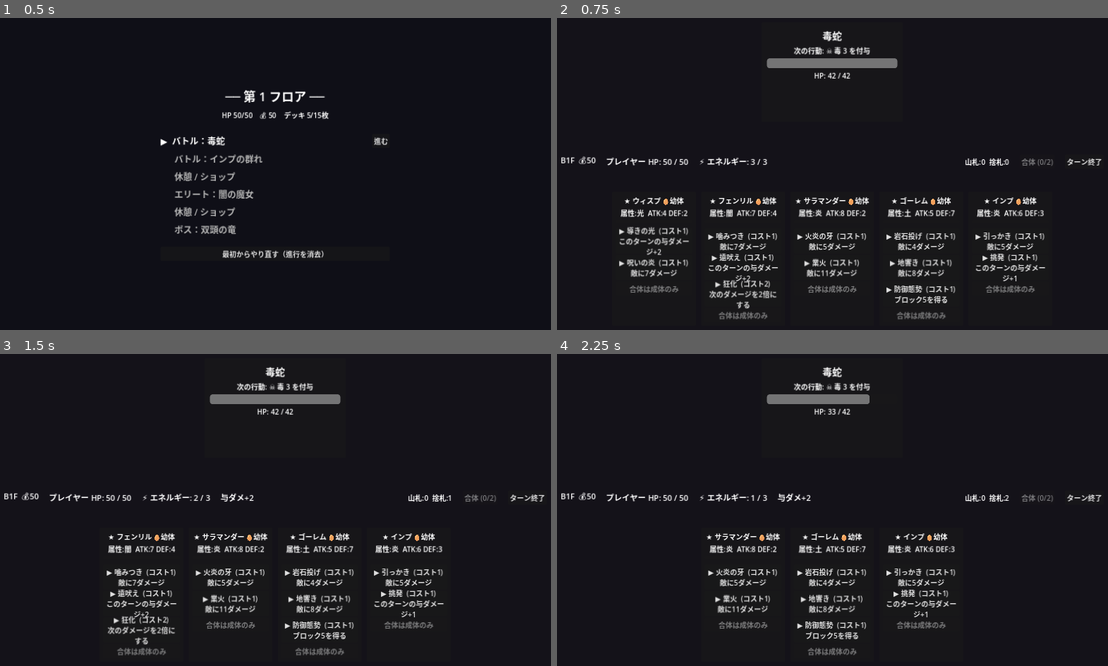
Above: before the commit, frames 1-4 (two rows, left to right).
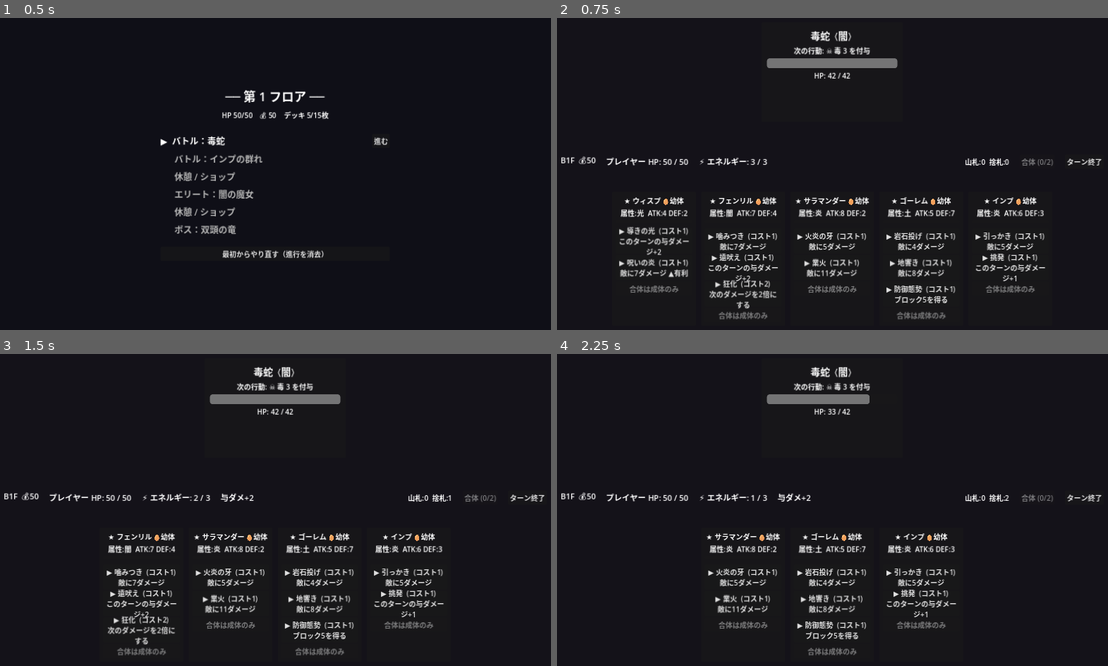
Above: after the commit, the same moments.

Repository: bakery48/mortal-pact
Game: Godot game, scene res://scenes/map/map.tscn
Same seed, same stepped clock (60 frames per second), same inputs: the game is played once before the commit and once after it.
Inputs:
- Up to frame 1 (0.5 s): no input
- Up to frame 2 (0.75 s): click "進む" at 0.5 s
- Up to frame 3 (1.5 s): click "▶ 導きの光 (コスト1) このターンの与ダメージ+2" at 1.25 s
- Up to frame 4 (2.25 s): click "▶ 噛みつき (コスト1) 敵に7ダメージ" at 2 s

Frame 1 is identical in both runs. In frame 2, 0.4% of the frame differs, in the area x 11-54%, y 4-84%; in frame 3, 0.2%; in frame 4, 0.2%.

Commit message:
属性を水属性に改名し、属性相性システムを実装
- 氷(ICE)→水(WATER)属性に改名（enum/ラベル/カタログ/図鑑）
- 属性相性：水>炎>風>土>水の4すくみ＋光⇔闇の相互弱点
  有利×1.5 / 不利×0.75（無属性・固定ダメージは影響なし）
- MonsterData.affinity / element_pair_multiplier を追加
- 敵に属性を付与（EnemyDatabase）、敵パネルに属性表示
- 通常・貫通ダメージに相性を反映、カードに▲有利/▽不利を表示
- 図鑑HTMLに「属性相性」セクションを追加、README更新

https://claude.ai/code/session_01SGpNd8xjjtE9S1hYpNHnwi

Diff:
--- a/scenes/battle/battle_manager.gd
+++ b/scenes/battle/battle_manager.gd
@@ -152,6 +152,7 @@
 	var hp := int(enc["max_hp"])
 	enemy = EnemyScene.instantiate() as EnemyUI
 	enemy.enemy_name = ("【ボス】" if enc.get("is_boss", false) else "") + String(enc["name"])
+	enemy.element = int(enc.get("element", MonsterData.Element.NONE))
 	enemy.max_hp = hp
 	enemy.hp = hp
 	enemy.set_pattern(enc.get("pattern", []))
@@ -192,6 +193,7 @@
 func _add_card_to_hand(monster: MonsterData) -> void:
 	var card := CardScene.instantiate() as CardUI
 	card.data = monster
+	card.enemy_element = enemy.element # 相性表示のため敵の属性を渡す
 	_hand_container.add_child(card)
 	card.command_selected.connect(_on_command_selected)
 	card.fusion_toggled.connect(_on_fusion_toggled)
@@ -235,10 +237,13 @@
 	var p := card_data.effective_power(cmd)
 	match cmd.effect:
 		CommandData.Effect.DAMAGE, CommandData.Effect.PIERCE:
-			var dmg := p + atk_buff
+			var base := p + atk_buff
 			if double_next:
-				dmg *= 2
+				base *= 2
 				double_next = false
+			# 属性相性を反映（有利×1.5 / 不利×0.75）。
+			var mult := MonsterData.affinity(card_data.elements, enemy.element)
+			var dmg := roundi(base * mult)
 			if cmd.effect == CommandData.Effect.PIERCE:
 				enemy.take_damage_pierce(dmg)
 			else:
--- a/scenes/battle/card.gd
+++ b/scenes/battle/card.gd
@@ -10,6 +10,8 @@
 signal fusion_toggled(card: CardUI)
 
 var data: MonsterData
+## このバトルの敵の属性（相性表示用）。battle_manager がセットする。
+var enemy_element: int = MonsterData.Element.NONE
 
 var _command_buttons: Array[Button] = []
 var _select_button: Button
@@ -79,7 +81,7 @@
 	var p := data.effective_power(cmd)
 	match cmd.effect:
 		CommandData.Effect.DAMAGE:
-			return "敵に%dダメージ" % p
+			return "敵に%dダメージ%s" % [p, _affinity_mark()]
 		CommandData.Effect.BUFF_ATK:
 			return "このターンの与ダメージ+%d" % p
 		CommandData.Effect.DOUBLE_NEXT:
@@ -89,7 +91,7 @@
 		CommandData.Effect.GUARD:
 			return "ブロック%dを得る" % p
 		CommandData.Effect.PIERCE:
-			return "防御無視で%dダメージ" % p
+			return "防御無視で%dダメージ%s" % [p, _affinity_mark()]
 		CommandData.Effect.WEAKEN:
 			return "敵の攻撃力-%d" % p
 		CommandData.Effect.ENERGY:
@@ -103,6 +105,15 @@
 		CommandData.Effect.REGEN:
 			return "再生%dを得る(毎ターン回復)" % p
 	return cmd.description
+
+## 現在の敵に対する属性相性の印。
+func _affinity_mark() -> String:
+	var aff := MonsterData.affinity(data.elements, enemy_element)
+	if aff > 1.0:
+		return " ▲有利"
+	if aff < 1.0:
+		return " ▽不利"
+	return ""
 
 ## 現在のエネルギーに応じて、払えないコマンドのボタンを無効化する。
 func refresh(energy: int) -> void:
--- a/scenes/battle/enemy.gd
+++ b/scenes/battle/enemy.gd
@@ -16,6 +16,7 @@
 }
 
 var enemy_name: String = "敵"
+var element: int = MonsterData.Element.NONE
 var max_hp: int = 60
 var hp: int = 60
 var block: int = 0
@@ -49,7 +50,7 @@
 	margin.add_child(vbox)
 
 	_name_label = Label.new()
-	_name_label.text = enemy_name
+	_name_label.text = "%s 〈%s〉" % [enemy_name, String(MonsterData.ELEMENT_LABEL[element])]
 	_name_label.horizontal_alignment = HORIZONTAL_ALIGNMENT_CENTER
 	_name_label.add_theme_font_size_override("font_size", 22)
 	vbox.add_child(_name_label)
--- a/scripts/enemy_database.gd
+++ b/scripts/enemy_database.gd
@@ -7,8 +7,8 @@
 static func _move(type: int, value: int) -> Dictionary:
 	return {"type": type, "value": value}
 
-static func _enemy(enemy_name: String, hp: int, pattern: Array, is_boss := false) -> Dictionary:
-	return {"name": enemy_name, "max_hp": hp, "pattern": pattern, "is_boss": is_boss}
+static func _enemy(enemy_name: String, hp: int, pattern: Array, element := MonsterData.Element.NONE, is_boss := false) -> Dictionary:
+	return {"name": enemy_name, "max_hp": hp, "pattern": pattern, "element": element, "is_boss": is_boss}
 
 # --- 雑魚 -------------------------------------------------------------------
 
@@ -17,14 +17,15 @@
 	var D := EnemyUI.Intent.DEFEND
 	var B := EnemyUI.Intent.BUFF
 	var P := EnemyUI.Intent.POISON
+	var E := MonsterData.Element
 	return [
-		_enemy("ゴブリン", 44, [_move(A, 8), _move(A, 6), _move(D, 6)]),
-		_enemy("スケルトン", 50, [_move(A, 7), _move(A, 10)]),
-		_enemy("大コウモリ", 38, [_move(A, 6), _move(A, 6), _move(A, 9)]),
-		_enemy("ホブゴブリン", 56, [_move(A, 9), _move(B, 3), _move(A, 11)]),
-		_enemy("マッドスライム", 60, [_move(D, 8), _move(A, 7)]),
-		_enemy("インプの群れ", 46, [_move(A, 5), _move(A, 5), _move(A, 8)]),
-		_enemy("毒蛇", 42, [_move(P, 3), _move(A, 7), _move(A, 9)]),
+		_enemy("ゴブリン", 44, [_move(A, 8), _move(A, 6), _move(D, 6)], E.EARTH),
+		_enemy("スケルトン", 50, [_move(A, 7), _move(A, 10)], E.DARK),
+		_enemy("大コウモリ", 38, [_move(A, 6), _move(A, 6), _move(A, 9)], E.WIND),
+		_enemy("ホブゴブリン", 56, [_move(A, 9), _move(B, 3), _move(A, 11)], E.EARTH),
+		_enemy("マッドスライム", 60, [_move(D, 8), _move(A, 7)], E.WATER),
+		_enemy("インプの群れ", 46, [_move(A, 5), _move(A, 5), _move(A, 8)], E.FIRE),
+		_enemy("毒蛇", 42, [_move(P, 3), _move(A, 7), _move(A, 9)], E.DARK),
 	]
 
 # --- エリート ---------------------------------------------------------------
@@ -35,12 +36,13 @@
 	var B := EnemyUI.Intent.BUFF
 	var H := EnemyUI.Intent.HEAL
 	var P := EnemyUI.Intent.POISON
+	var E := MonsterData.Element
 	return [
-		_enemy("オーガ", 88, [_move(A, 13), _move(B, 4), _move(A, 18)]),
-		_enemy("闇の魔女", 80, [_move(A, 10), _move(H, 14), _move(A, 14)]),
-		_enemy("ガーゴイル", 95, [_move(D, 12), _move(A, 15), _move(A, 9)]),
-		_enemy("地獄の番犬", 84, [_move(A, 12), _move(A, 12), _move(B, 5)]),
-		_enemy("邪毒の妖蛆", 78, [_move(P, 5), _move(A, 11), _move(D, 10)]),
+		_enemy("オーガ", 88, [_move(A, 13), _move(B, 4), _move(A, 18)], E.EARTH),
+		_enemy("闇の魔女", 80, [_move(A, 10), _move(H, 14), _move(A, 14)], E.DARK),
+		_enemy("ガーゴイル", 95, [_move(D, 12), _move(A, 15), _move(A, 9)], E.EARTH),
+		_enemy("地獄の番犬", 84, [_move(A, 12), _move(A, 12), _move(B, 5)], E.FIRE),
+		_enemy("邪毒の妖蛆", 78, [_move(P, 5), _move(A, 11), _move(D, 10)], E.DARK),
 	]
 
 # --- ボス -------------------------------------------------------------------
@@ -51,10 +53,11 @@
 	var B := EnemyUI.Intent.BUFF
 	var H := EnemyUI.Intent.HEAL
 	var P := EnemyUI.Intent.POISON
+	var E := MonsterData.Element
 	return [
-		_enemy("死の騎士", 150, [_move(A, 16), _move(D, 12), _move(A, 24), _move(B, 4)], true),
-		_enemy("双頭の竜", 175, [_move(A, 14), _move(A, 14), _move(B, 6), _move(A, 28)], true),
-		_enemy("深淵の王", 200, [_move(P, 6), _move(A, 18), _move(H, 20), _move(A, 26)], true),
+		_enemy("死の騎士", 150, [_move(A, 16), _move(D, 12), _move(A, 24), _move(B, 4)], E.DARK, true),
+		_enemy("双頭の竜", 175, [_move(A, 14), _move(A, 14), _move(B, 6), _move(A, 28)], E.FIRE, true),
+		_enemy("深淵の王", 200, [_move(P, 6), _move(A, 18), _move(H, 20), _move(A, 26)], E.DARK, true),
 	]
 
 # --- ランダム取得 -----------------------------------------------------------
--- a/scripts/monster_data.gd
+++ b/scripts/monster_data.gd
@@ -12,8 +12,18 @@
 ## 子孫カードが生まれる（MonsterFactory.fuse 参照）。
 
 enum Stage { INFANT, YOUNG, ADULT, ELDER, DEAD }
-enum Element { NONE, FIRE, ICE, WIND, EARTH, LIGHT, DARK }
+enum Element { NONE, FIRE, WATER, WIND, EARTH, LIGHT, DARK }
 enum Rarity { COMMON, UNCOMMON, RARE, EPIC }
+
+## 属性相性の「勝つ」関係（4すくみ）：水>炎>風>土>水。
+const ELEMENT_BEATS := {
+	Element.WATER: Element.FIRE,
+	Element.FIRE: Element.WIND,
+	Element.WIND: Element.EARTH,
+	Element.EARTH: Element.WATER,
+}
+const AFFINITY_ADVANTAGE := 1.5
+const AFFINITY_DISADVANTAGE := 0.75
 
 ## 各段階に到達するのに必要な累計 EXP（この値以上で当該段階）。
 const STAGE_THRESHOLDS := {
@@ -53,7 +63,7 @@
 const ELEMENT_LABEL := {
 	Element.NONE: "無",
 	Element.FIRE: "炎",
-	Element.ICE: "氷",
+	Element.WATER: "水",
 	Element.WIND: "風",
 	Element.EARTH: "土",
 	Element.LIGHT: "光",
@@ -109,12 +119,41 @@
 func rarity_label() -> String:
 	return String(RARITY_LABEL[rarity])
 
-## 属性をまとめた表示文字列（例：「炎/氷」）。
+## 属性をまとめた表示文字列（例：「炎/水」）。
 func element_label() -> String:
 	var parts: Array[String] = []
 	for e in elements:
 		parts.append(String(ELEMENT_LABEL[e]))
 	return "/".join(parts)
+
+## 攻撃属性1つ vs 防御属性1つの相性倍率。
+static func element_pair_multiplier(atk: int, dfn: int) -> float:
+	if atk == Element.NONE or dfn == Element.NONE:
+		return 1.0
+	# 光⇔闇は相互弱点（双方が有利）。
+	if (atk == Element.LIGHT and dfn == Element.DARK) or (atk == Element.DARK and dfn == Element.LIGHT):
+		return AFFINITY_ADVANTAGE
+	if int(ELEMENT_BEATS.get(atk, -1)) == dfn:
+		return AFFINITY_ADVANTAGE
+	if int(ELEMENT_BEATS.get(dfn, -1)) == atk:
+		return AFFINITY_DISADVANTAGE
+	return 1.0
+
+## 攻撃側の全属性 vs 防御属性の相性倍率（有利優先、次に不利）。
+static func affinity(attacker_elements: Array, defender_element: int) -> float:
+	var advantage := false
+	var disadvantage := false
+	for e in attacker_elements:
+		var m := element_pair_multiplier(int(e), defender_element)
+		if m > 1.0:
+			advantage = true
+		elif m < 1.0:
+			disadvantage = true
+	if advantage:
+		return AFFINITY_ADVANTAGE
+	if disadvantage:
+		return AFFINITY_DISADVANTAGE
+	return 1.0
 
 # --- セーブ/ロード用シリアライズ -------------------------------------------
 
--- a/scripts/monster_factory.gd
+++ b/scripts/monster_factory.gd
@@ -80,7 +80,7 @@
 		_cmd("呪詛", 1, CommandData.Effect.DAMAGE, 11, "敵に11ダメージ"),
 		_cmd("死の宣告", 3, CommandData.Effect.DOUBLE_NEXT, 0, "次のダメージを2倍にする"),
 	]))
-	list.append(_monster("アイススピリット", 10, 6, MonsterData.Element.ICE, 1.0, [
+	list.append(_monster("アイススピリット", 10, 6, MonsterData.Element.WATER, 1.0, [
 		_cmd("氷礫", 1, CommandData.Effect.DAMAGE, 10, "敵に10ダメージ"),
 		_cmd("吹雪", 2, CommandData.Effect.DAMAGE, 16, "敵に16ダメージ"),
 	]))
@@ -120,7 +120,7 @@
 		_cmd("火の翼", 1, CommandData.Effect.DAMAGE, 11, "敵に11ダメージ"),
 		_cmd("再生の焔", 3, CommandData.Effect.DOUBLE_NEXT, 0, "次のダメージを2倍にする"),
 	]))
-	list.append(_monster("クラーケン", 17, 9, MonsterData.Element.ICE, 0.8, [
+	list.append(_monster("クラーケン", 17, 9, MonsterData.Element.WATER, 0.8, [
 		_cmd("触手", 1, CommandData.Effect.DAMAGE, 13, "敵に13ダメージ"),
 		_cmd("大渦", 3, CommandData.Effect.DAMAGE, 26, "敵に26ダメージ"),
 	]))
@@ -140,7 +140,7 @@
 		_cmd("電撃", 1, CommandData.Effect.DAMAGE, 12, "敵に12ダメージ"),
 		_cmd("雷鳴", 2, CommandData.Effect.DAMAGE, 19, "敵に19ダメージ"),
 	]))
-	list.append(_monster("マーメイド", 9, 7, MonsterData.Element.ICE, 1.1, [
+	list.append(_monster("マーメイド", 9, 7, MonsterData.Element.WATER, 1.1, [
 		_cmd("水鞭", 1, CommandData.Effect.DAMAGE, 9, "敵に9ダメージ"),
 		_cmd("癒やしの歌", 2, CommandData.Effect.BUFF_ATK, 6, "このターンの与ダメージ+6"),
 	]))
@@ -186,7 +186,7 @@
 		_cmd("影縫い", 1, CommandData.Effect.PIERCE, 10, "防御無視で10ダメージ"),
 		_cmd("闇討ち", 2, CommandData.Effect.DAMAGE, 16, "敵に16ダメージ"),
 	]))
-	list.append(_monster("氷壁の精", 6, 12, MonsterData.Element.ICE, 0.9, [
+	list.append(_monster("氷壁の精", 6, 12, MonsterData.Element.WATER, 0.9, [
 		_cmd("氷の盾", 1, CommandData.Effect.GUARD, 10, "ブロック10を得る"),
 		_cmd("凍てつく息", 2, CommandData.Effect.WEAKEN, 6, "敵の攻撃力-6"),
 	]))
@@ -218,7 +218,7 @@
 		_cmd("大地割り", 2, CommandData.Effect.DAMAGE, 20, "敵に20ダメージ"),
 		_cmd("巨壁", 1, CommandData.Effect.GUARD, 12, "ブロック12を得る"),
 	]))
-	list.append(_monster("セイレーン", 10, 6, MonsterData.Element.ICE, 1.1, [
+	list.append(_monster("セイレーン", 10, 6, MonsterData.Element.WATER, 1.1, [
 		_cmd("惑わしの歌", 1, CommandData.Effect.WEAKEN, 5, "敵の攻撃力-5"),
 		_cmd("水流弾", 2, CommandData.Effect.DAMAGE, 15, "敵に15ダメージ"),
 	]))
@@ -240,7 +240,7 @@
 		_cmd("発火", 1, CommandData.Effect.BURN, 2, "敵を2ターン炎上"),
 		_cmd("火炎弾", 2, CommandData.Effect.DAMAGE, 15, "敵に15ダメージ"),
 	]))
-	list.append(_monster("フロストゴーレム", 8, 13, MonsterData.Element.ICE, 0.8, [
+	list.append(_monster("フロストゴーレム", 8, 13, MonsterData.Element.WATER, 0.8, [
 		_cmd("絶対零度", 2, CommandData.Effect.FREEZE, 1, "敵を1回凍結"),
 		_cmd("氷塊", 1, CommandData.Effect.DAMAGE, 9, "敵に9ダメージ"),
 	]))
--- a/scripts/run_state.gd
+++ b/scripts/run_state.gd
@@ -86,6 +86,7 @@
 		"name": enemy["name"],
 		"max_hp": roundi(int(enemy["max_hp"]) * scale),
 		"pattern": scaled_pattern,
+		"element": enemy.get("element", MonsterData.Element.NONE),
 		"gold": reward_gold,
 		"is_boss": enemy.get("is_boss", false),
 	}
Not shown, changed: README.md
Not shown, changed: game_design.html
Not shown, changed: tools/gen_monster_html.py
